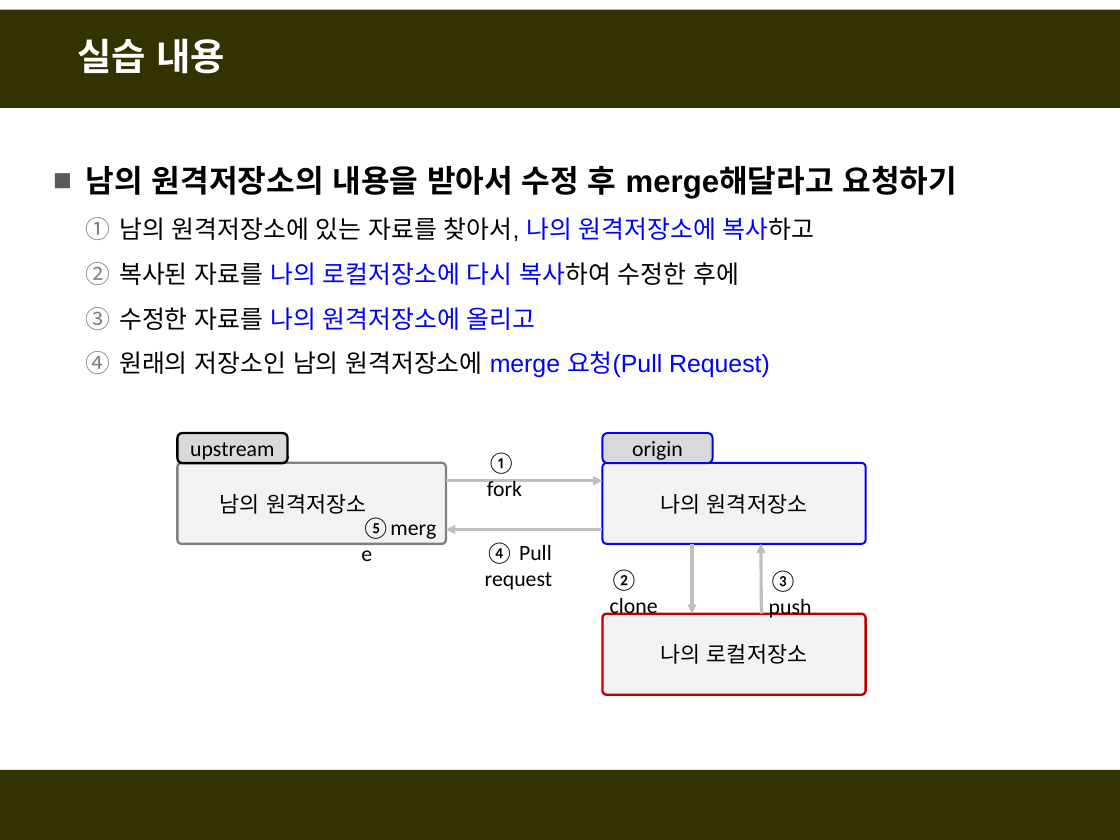
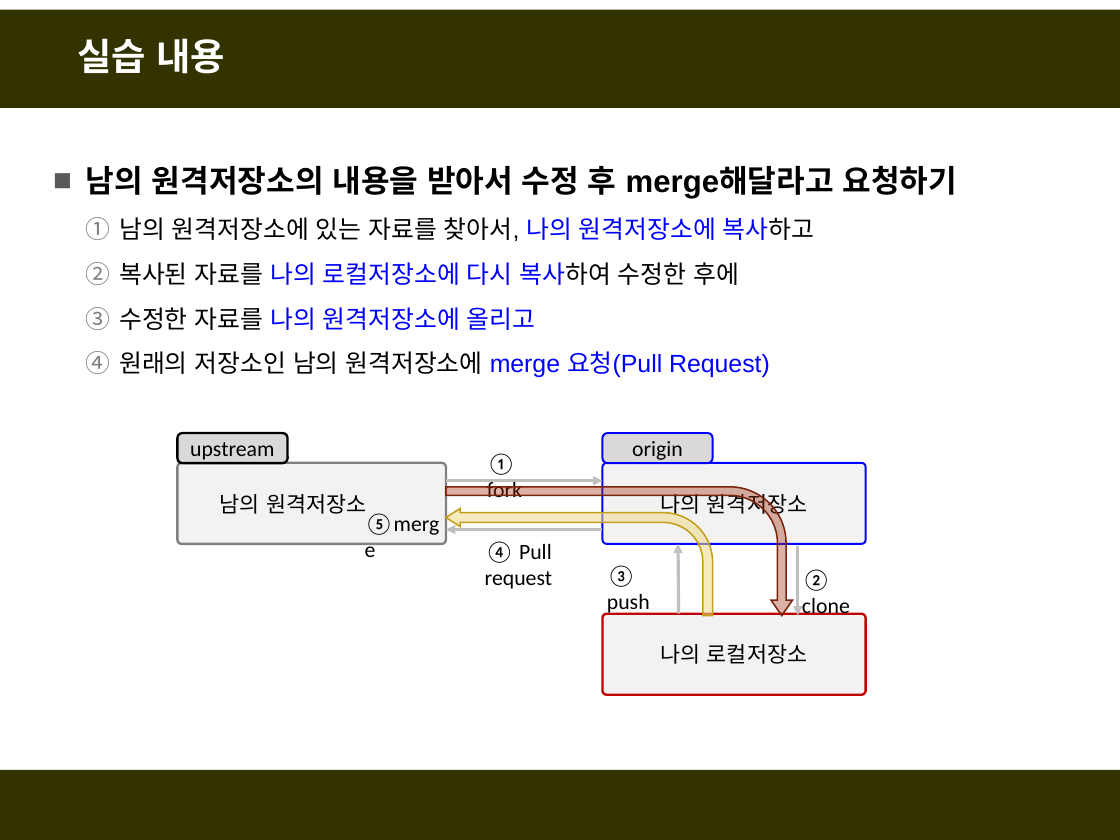
Before and after one commit to fasthill/github-lecture, a slide deck: slide 2 of git및github첫걸음3-원격저장소이용.pptx. Drawn at 1120x840 pixels with LibreOffice and Linux fonts; fonts in the diff are those of the drawing. Boxes give left, top, right and bottom in pixels: in the first picture for what was removed or moved away, otherwise in the second. Text is boxed around its words. In the diff, an @@ line names an element or a change of style, - is before the commit and + after.

```diff
--- a/git및github첫걸음3-원격저장소이용.pptx
+++ b/git및github첫걸음3-원격저장소이용.pptx
@@ text "① fork" rewrapped from [487, 452, 522, 496] to [487, 453, 522, 504] @@
@@ text "⑤merge": place and size @@
-text "⑤merge" at [351, 508, 452, 547]
+text "⑤merge" at [354, 504, 456, 542]
@@ bent arrow added at [446, 486, 792, 615], fill #A5300F at 37% opacity, outline #7A240B 1 pt @@
@@ bent arrow added at [446, 508, 712, 615], fill #EFDA8E at 56% opacity, outline #C39F1B 1 pt @@
@@ text "③ push": place and size @@
-text "③ push" at [769, 570, 812, 618]
+text "③ push" at [607, 565, 650, 615]
@@ arrow moved from (762, 614) - (760, 544) to (679, 614) - (678, 544) @@
@@ text "② clone": place and size @@
-text "② clone" at [610, 569, 658, 615]
+text "② clone" at [802, 569, 850, 615]
@@ arrow moved from (692, 544) - (692, 614) to (797, 545) - (797, 616) @@
```
Also in this commit, not shown: 1 other slide changed, 10 slides added.
